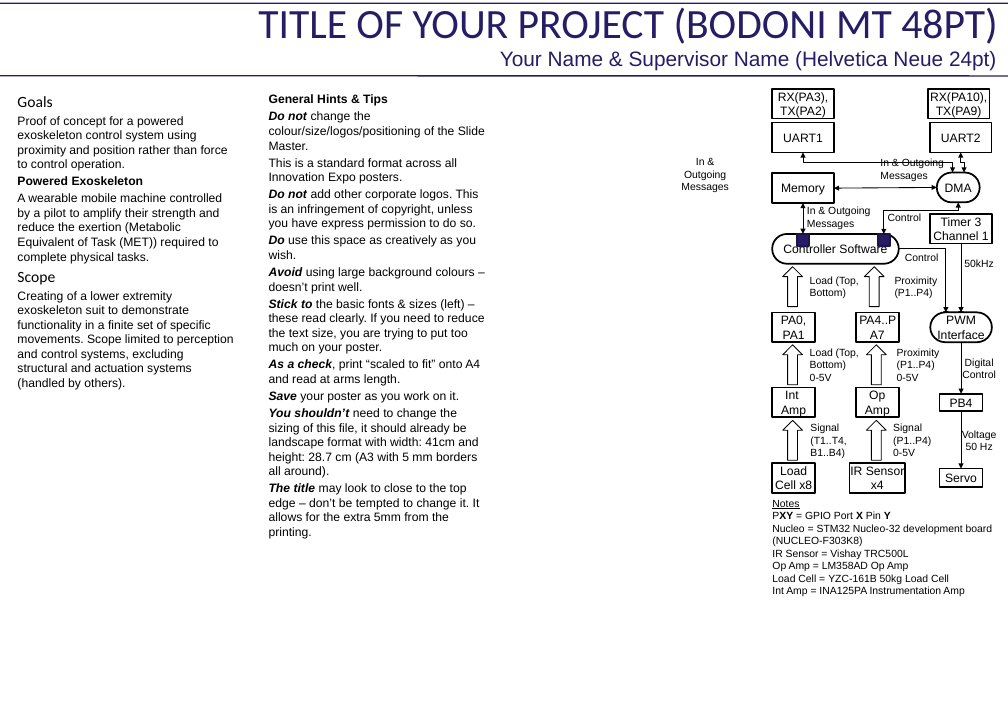
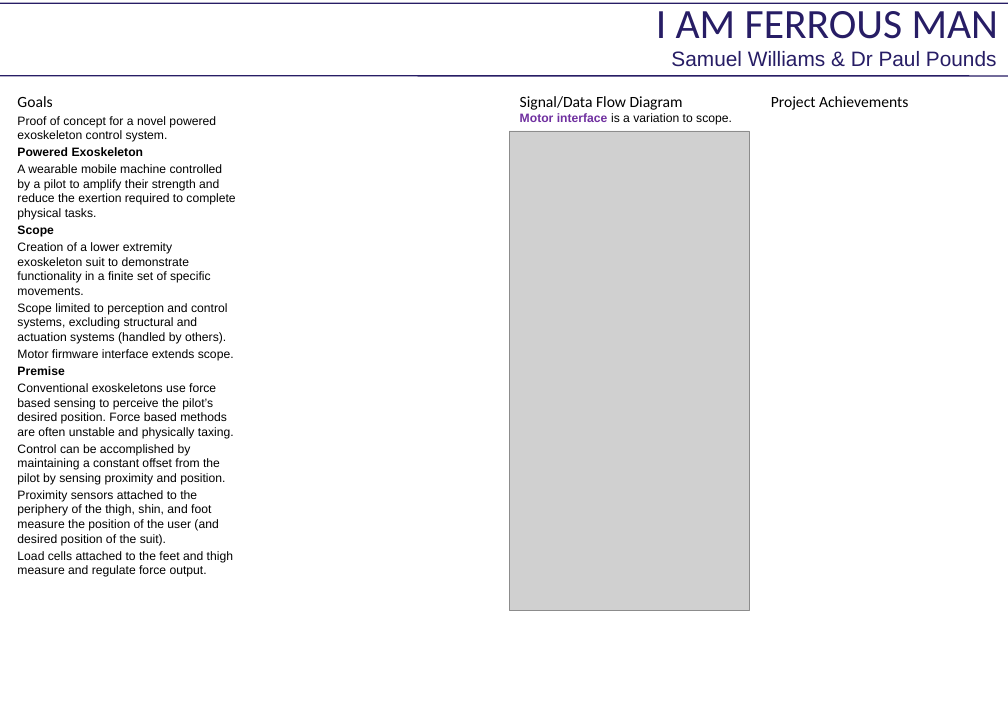
Before and after one commit to samuelwilliams413/METR4901, a slide deck: slide 1 of Demo Poster/Demo_Poster_SMW43219667.pptx. Drawn at 1008x706 pixels with LibreOffice and Linux fonts; fonts in the diff are those of the drawing; grey boxes stand for pictures; background and template pictures are left out. Boxes give left, top, right and bottom in pixels: in the first picture for what was removed or moved away, otherwise in the second. Text is boxed around its words. In the diff, an @@ line names an element or a change of style, - is before the commit and + after.

```diff
--- a/Demo Poster/Demo_Poster_SMW43219667.pptx
+++ b/Demo Poster/Demo_Poster_SMW43219667.pptx
@@ title at (x1=656, y1=11, x2=998, y2=39): text changed @@
-TITLE OF YOUR PROJECT (BODONI MT 48PT)
+I AM FERROUS MAN
@@ subtitle at (x1=671, y1=51, x2=997, y2=67): text changed @@
-Your Name & Supervisor Name (Helvetica Neue 24pt)
+Samuel Williams & Dr Paul Pounds
@@ text at (x1=17, y1=116, x2=216, y2=142): text changed @@
-Proof of concept for a powered exoskeleton control system using proximity and position rather than force to control operation.
+Proof of concept for a novel powered exoskeleton control system.
@@ text removed at (x1=269, y1=94, x2=485, y2=539) @@
-General Hints & Tips
-Do not change the colour/size/logos/positioning of the Slide Master.
-This is a standard format across all Innovation Expo posters.
-Do not add other corporate logos. This is an infringement of copyright, unless you have express permission to do so.
-Do use this space as creatively as you wish.
-Avoid using large background colours – doesn’t print well.
-Stick to the basic fonts & sizes (left) – these read clearly. If you need to reduce the text size, you are trying to put too much on your poster.
-As a check, print “scaled to fit” onto A4 and read at arms length.
-Save your poster as you work on it.
-You shouldn’t need to change the sizing of this file, it should already be landscape format with width: 41cm and height: 28.7 cm (A3 with 5 mm borders all around).
-The title may look to close to the top edge – don’t be tempted to change it. It allows for the extra 5mm from the printing.
@@ text added at (x1=520, y1=96, x2=732, y2=125), 14 pt, text #000000 @@
+Signal/Data Flow Diagram
+Motor interface is a variation to scope.
@@ text added at (x1=771, y1=96, x2=908, y2=110), 18 pt, text #000000 @@
+Project Achievements
@@ picture added at (x1=509, y1=131, x2=749, y2=610) @@
@@ text at (x1=17, y1=164, x2=235, y2=220): text changed @@
-A wearable mobile machine controlled by a pilot to amplify their strength and reduce the exertion (Metabolic Equivalent of Task (MET)) required to complete physical tasks.
+A wearable mobile machine controlled by a pilot to amplify their strength and reduce the exertion required to complete physical tasks.
@@ group removed at (x1=681, y1=89, x2=997, y2=596): 20 rectangles, 15 texts, 6 down arrows, 4 elbow double arrows, 3 rounded rectangles, 3 arrows, 1 elbow arrow, 1 double arrow @@
-Notes
-PXY = GPIO Port X Pin Y
-Nucleo = STM32 Nucleo-32 development board (NUCLEO-F303K8)
-IR Sensor = Vishay TRC500L
-Op Amp = LM358AD Op Amp
-Load Cell = YZC-161B 50kg Load Cell
-Int Amp = INA125PA Instrumentation Amp
-Servo
-PB4
-Voltage
-50 Hz
-PWM Interface
-PA0,
-PA1
-Load Cell x8
-Int
-Amp
-Signal (T1..T4, B1..B4)
-Load (Top, Bottom)
-0-5V
-PA4..PA7
-IR Sensor x4
-Op Amp
-Signal (P1..P4)
-0-5V
-Proximity (P1..P4)
-0-5V
-Controller Software
-Load (Top, Bottom)
-Proximity (P1..P4)
-Digital
-Control
-Timer 3
-Channel 1
-50kHz
-Control
-Memory
-UART1
-UART2
-RX(PA3), TX(PA2)
-RX(PA10), TX(PA9)
-DMA
-In & Outgoing
-Messages
-Control
-In & Outgoing
-Messages
-In & Outgoing
-Messages
@@ text at (x1=17, y1=225, x2=53, y2=237): size 18 to 14 pt, font Calibri to Arial, bold on in "Scope" @@
@@ text at (x1=17, y1=242, x2=234, y2=577): text changed @@
-Creating of a lower extremity exoskeleton suit to demonstrate functionality in a finite set of specific movements. Scope limited to perception and control systems, excluding structural and actuation systems (handled by others).
+Creation of a lower extremity exoskeleton suit to demonstrate functionality in a finite set of specific movements.
+Scope limited to perception and control systems, excluding structural and actuation systems (handled by others).
+Motor firmware interface extends scope.
+Premise
+Conventional exoskeletons use force based sensing to perceive the pilot’s desired position. Force based methods are often unstable and physically taxing.
+Control can be accomplished by maintaining a constant offset from the pilot by sensing proximity and position.
+Proximity sensors attached to the periphery of the thigh, shin, and foot measure the position of the user (and desired position of the suit).
+Load cells attached to the feet and thigh measure and regulate force output.
```
Also in this commit, not shown: 2 other files.
